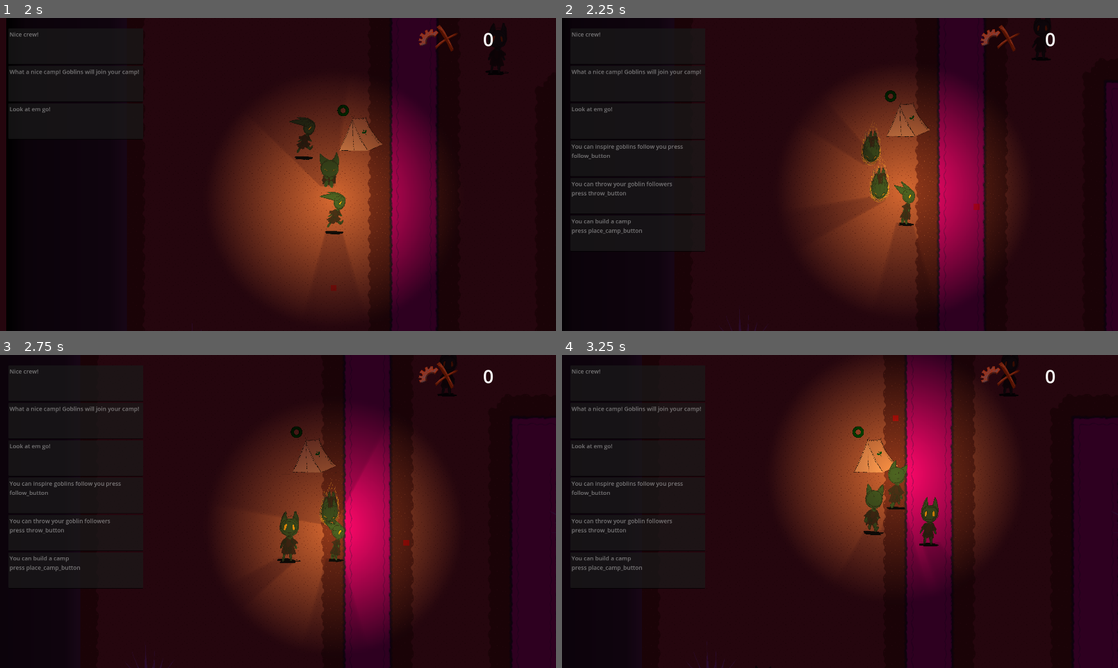
Above: before the commit, frames 1-4 (two rows, left to right).
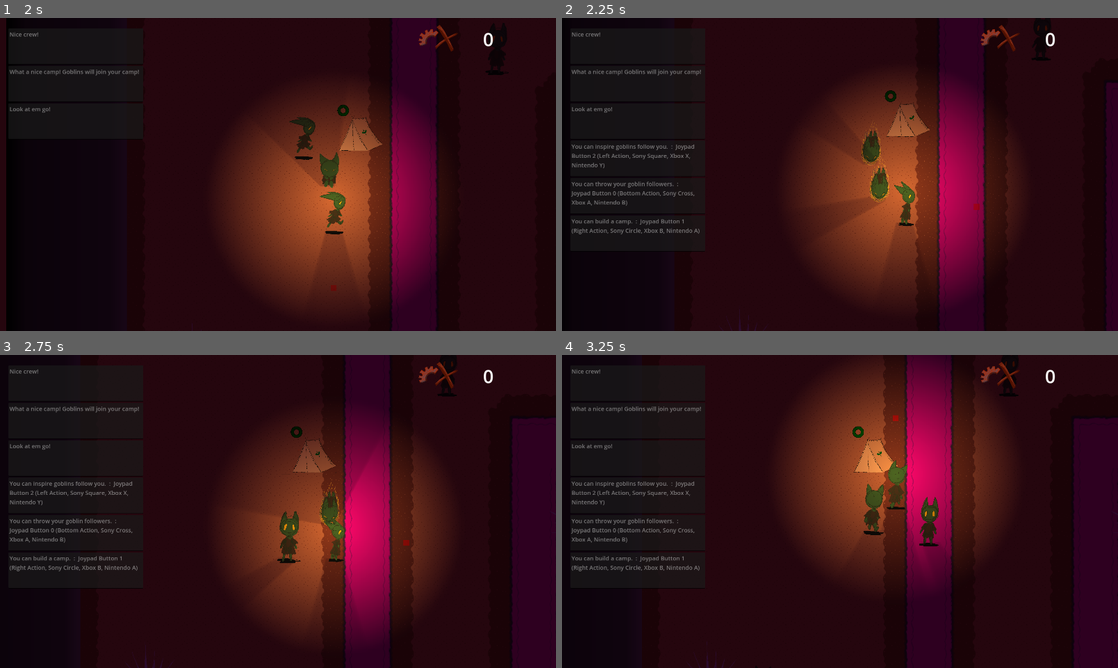
Above: after the commit, the same moments.

Repository: loteque/GoblinGame
Game: Godot game, scene res://main.tscn
Same seed, same stepped clock (60 frames per second), same inputs: the game is played once before the commit and once after it.
Inputs (mouse positions are in pixels of both pictures, inside the frame that each line leads up to):
- Up to frame 1 (2 s): move the mouse to (400, 158) at 0.52 s; hold D (right) 0.53-1.28 s; hold Shift (call) 0.53-1.28 s; click (400, 158) at 0.67 s; tap G (place) at 0.8, 1.35 s; move the mouse to (166, 190) at 1.27 s; hold S (down) from 1.28 s (still down); tap Space (throw) at 1.55 s
- Up to frame 2 (2.25 s): move the mouse to (895, 105) at 2.02 s; release S (down) at 2.03 s; hold D (right) from 2.03 s (still down); hold Shift (call) from 2.03 s (still down); tap Space (throw) at 2.1 s
- Up to frame 3 (2.75 s): keep holding D (right); keep holding Shift (call)
- Up to frame 4 (3.25 s): move the mouse to (812, 574) at 2.77 s; release D (right) at 2.78 s; release Shift (call) at 2.78 s; hold W (up) from 2.78 s (still down); tap Shift (call) at 2.85 s; click (812, 574) at 2.92 s; tap G (place) at 3.05 s

Frame 1 is identical in both runs. In frame 2, 0.6% of the frame differs, in the area x 1-25%, y 40-70%; in frame 3, 0.6%; in frame 4, 0.6%.

Commit message:
add actionsProperty lib, add buttons text to prompts

Diff:
--- a/project/PlayerCharacter.gd
+++ b/project/PlayerCharacter.gd
@@ -35,15 +35,18 @@
     await get_tree().create_timer(2).timeout
     tut_conn.manager.prompter_ready.emit(
         tut_conn.manager.Section.INSPIRE_PROMPT,
-        tut_conn
+        tut_conn,
+        "call"
     )
     tut_conn.manager.prompter_ready.emit(
         tut_conn.manager.Section.THROW_PROMPT,
-        tut_conn
+        tut_conn,
+        "throw"
     )
     tut_conn.manager.prompter_ready.emit(
         tut_conn.manager.Section.BUILD_PROMPT,
-        tut_conn
+        tut_conn,
+        "place"
     )
 
 func _on_died():
--- /dev/null
+++ b/project/lib/actions_property.gd
@@ -0,0 +1,73 @@
+@tool
+extends RefCounted
+class_name ActionsProperty
+
+
+func _init() -> void:
+
+    InputMap.load_from_project_settings()
+
+
+class ActionString:
+    var value: String:
+        get:
+            return compile_actions_str()
+
+    func _init() -> void:
+        InputMap.load_from_project_settings()
+
+    static func compile_actions_str():
+
+        var actions_str = ""
+
+        var delimiter: String = ","
+
+        var actions_array = InputMap.get_actions()
+        actions_array.reverse()
+
+        for action in actions_array:
+            var actions_partial: String = action + delimiter
+            actions_str = actions_str + actions_partial
+
+        actions_str = actions_str.left(actions_str.length() - 1)
+        return actions_str
+
+
+class Device:
+    signal updated()
+    var set_allowed: bool = false
+    var input: String = "":
+        get:
+            if input == "":
+                push_warning("input is empty String")
+            return input
+        set(value):
+            if !set_allowed:
+                push_warning("'set' not allowed; use 'set_input_from_inputmap()'")
+            else:
+                input = value
+                updated.emit()
+
+
+    func set_input_from_inputmap(action_str: String):
+        set_allowed = true
+        var _input = ""
+        var input_events: Array[InputEvent] = InputMap.action_get_events(action_str)
+        if input_events:
+            _input = input_events[0].as_text()
+            _input = _input.replace("(Physical)", "")
+        input = _input
+
+    static func get_input_from_inputmap(action_str: String) -> String:
+        var _input = ""
+        var input_events: Array[InputEvent] = InputMap.action_get_events(action_str)
+        if input_events:
+            _input = input_events[0].as_text()
+            _input = _input.replace("(Physical)", "")
+        return _input
+
+    func remap_input(action_str: String, event:InputEvent) -> String:
+        InputMap.action_erase_events(action_str)
+        InputMap.action_add_event(action_str, event)
+        set_input_from_inputmap(action_str)
+        return input
--- a/project/main.tscn
+++ b/project/main.tscn
@@ -804,14 +804,11 @@
 script = ExtResource("7_fp0kt")
 prompt_time = 3.0
 response_time = 2.0
-inspire_prompt = "You can inspire goblins follow you press
-follow_button "
+inspire_prompt = "You can inspire goblins follow you. "
 inspire_response = "Nice crew!"
-throw_prompt = "You can throw your goblin followers
-press throw_button "
+throw_prompt = "You can throw your goblin followers. "
 throw_response = "Look at em go!"
-build_prompt = "You can build a camp
-press place_camp_button "
+build_prompt = "You can build a camp. "
 build_response = "What a nice camp! Goblins will join your camp!"
 
 [node name="LevelUI" parent="." instance=ExtResource("8_8fyn6")]
--- a/project/project.godot
+++ b/project/project.godot
@@ -57,14 +57,14 @@
 }
 throw={
 "deadzone": 0.5,
-"events": [Object(InputEventKey,"resource_local_to_scene":false,"resource_name":"","device":-1,"window_id":0,"alt_pressed":false,"shift_pressed":false,"ctrl_pressed":false,"meta_pressed":false,"pressed":false,"keycode":0,"physical_keycode":32,"key_label":0,"unicode":32,"echo":false,"script":null)
-, Object(InputEventJoypadButton,"resource_local_to_scene":false,"resource_name":"","device":-1,"button_index":0,"pressure":0.0,"pressed":true,"script":null)
+"events": [Object(InputEventJoypadButton,"resource_local_to_scene":false,"resource_name":"","device":-1,"button_index":0,"pressure":0.0,"pressed":true,"script":null)
+, Object(InputEventKey,"resource_local_to_scene":false,"resource_name":"","device":-1,"window_id":0,"alt_pressed":false,"shift_pressed":false,"ctrl_pressed":false,"meta_pressed":false,"pressed":false,"keycode":0,"physical_keycode":32,"key_label":0,"unicode":32,"echo":false,"script":null)
 ]
 }
 place={
 "deadzone": 0.5,
-"events": [Object(InputEventKey,"resource_local_to_scene":false,"resource_name":"","device":-1,"window_id":0,"alt_pressed":false,"shift_pressed":false,"ctrl_pressed":false,"meta_pressed":false,"pressed":false,"keycode":0,"physical_keycode":71,"key_label":0,"unicode":103,"echo":false,"script":null)
-, Object(InputEventJoypadButton,"resource_local_to_scene":false,"resource_name":"","device":-1,"button_index":1,"pressure":0.0,"pressed":true,"script":null)
+"events": [Object(InputEventJoypadButton,"resource_local_to_scene":false,"resource_name":"","device":-1,"button_index":1,"pressure":0.0,"pressed":true,"script":null)
+, Object(InputEventKey,"resource_local_to_scene":false,"resource_name":"","device":-1,"window_id":0,"alt_pressed":false,"shift_pressed":false,"ctrl_pressed":false,"meta_pressed":false,"pressed":false,"keycode":0,"physical_keycode":71,"key_label":0,"unicode":103,"echo":false,"script":null)
 ]
 }
 call={
--- a/project/tutorial_manager/TutorialManager.gd
+++ b/project/tutorial_manager/TutorialManager.gd
@@ -3,6 +3,7 @@
 @export_category("Panel Fade Times")
 @export var prompt_time: float
 @export var response_time: float
+
 
 class TutorialConnector:
     var manager: TutorialManager
@@ -14,17 +15,24 @@
         prompter_connection = connection_node
         ui_connection = ui_node
 
+
 class PanelConfigurator:
     const Panel_Scene = preload("res://tutorial_manager/message_panel.tscn")
     var message: String
     var panel: Control
+    var action_str: String
 
     func create_panel():
+        var _button_str: String
+        if action_str != "":
+            _button_str = ActionsProperty.Device.get_input_from_inputmap(action_str)
+            _button_str = " :  " + _button_str
         panel = Panel_Scene.instantiate()
-        panel.text = message
+        panel.text = message + _button_str
 
-    func _init(panel_message: String):
+    func _init(panel_message: String, panel_action_str: String = ""):
         message = panel_message
+        action_str = panel_action_str
         create_panel()
 
 var section_1: bool = true
@@ -55,17 +63,18 @@
 }
 
 
-func _add_panel(section: int, connector: TutorialConnector):
-    var config = PanelConfigurator.new(sections.get(section))
+func _add_panel(section: int, connector: TutorialConnector, action_str: String = ""):
+    var config = PanelConfigurator.new(sections.get(section), action_str)
     var panel = config.panel
     connector.ui_connection.add_child(panel)
     panels[section] = panel
 
 
-signal prompter_ready(section: Section, connector: TutorialConnector)
-func _on_prompter_ready(section, connector):
+signal prompter_ready(section: Section, connector: TutorialConnector, action_str: String)
+func _on_prompter_ready(section, connector, action_str):
+
     if !panels[section]:
-        _add_panel(section, connector)
+        _add_panel(section, connector, action_str)
 
 
 signal section_success(section: Section, new_section: Section, connector: TutorialConnector)
@@ -85,7 +94,6 @@
         panels[new_section].free()
         panels[new_section] = null
         _deactivate_section(new_section)
-
 
 func _ready():
     prompter_ready.connect(_on_prompter_ready)
